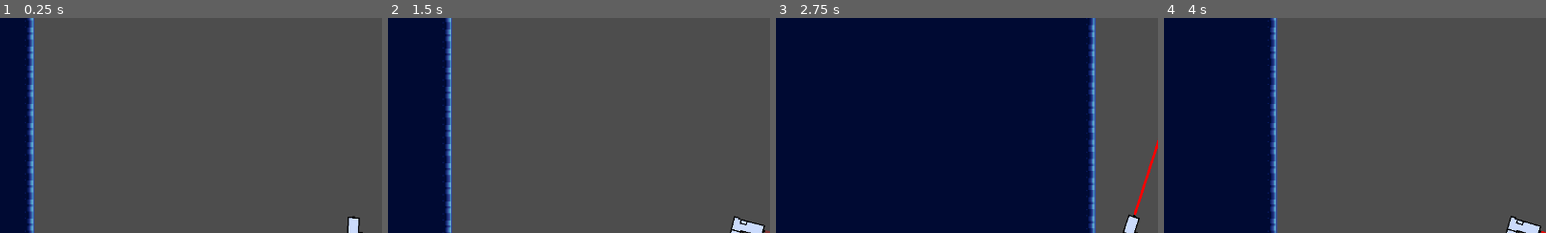
Above: before the commit, frames 1-4 (left to right).
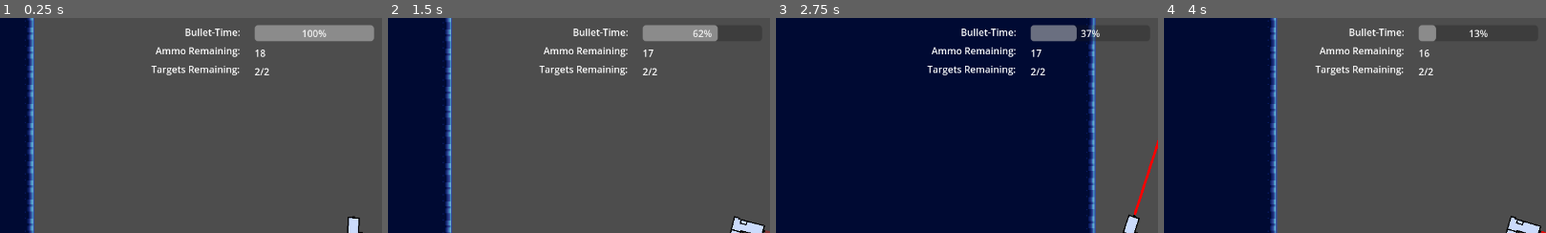
Above: after the commit, the same moments.

Repository: GamesFromANobody/JumpGun
Game: Godot game, scene res://Scenes/Levels/level_grodis1.tscn
Two runs of this game, one before a commit and one after it. Both use one fixed random seed, a clock stepped at 60 frames per second and the inputs below. This scene is started directly instead of the project's main scene.
Inputs (mouse positions are % of the whole screen's width and height, from its top left):
- Up to frame 1 (0.25 s): no input
- Up to frame 2 (1.5 s): move the mouse to (72, 45) at 0.52 s; hold Right mouse button (aimSlowdown) 0.53-1.28 s; move the mouse to (30, 55) at 1.27 s; click (30, 55) at 1.35 s
- Up to frame 3 (2.75 s): move the mouse to (60, 28) at 2.02 s; hold Right mouse button (aimSlowdown) from 2.03 s (still down)
- Up to frame 4 (4 s): move the mouse to (45, 70) at 2.77 s; release Right mouse button (aimSlowdown) at 2.78 s; click (45, 70) at 2.85 s; move the mouse to (80, 65) at 3.52 s; hold Right mouse button (aimSlowdown) from 3.53 s (still down)
The pictures show only the part of the screen within x 3-53%, y 0-50%; the shares and areas given below are measured in that part.

The runs differ from the first frame. In frame 1, 3.6% of the frame differs, in the area x 39-98%, y 3-27%; in frame 2, 2.7%; in frame 3, 2.4%; in frame 4, 1.7%.

Commit message:
Add HUD
Added a HUD that tracks slowmo ("bullet time"), current ammo, and targets (remaining/total).

Diff:
--- /dev/null
+++ b/jumpgun/Scenes/UI/hud.tscn
@@ -0,0 +1,64 @@
+[gd_scene load_steps=2 format=3 uid="uid://ck8fw6x7e6mjo"]
+
+[ext_resource type="Script" path="res://Scripts/UI/hud.gd" id="1_uwioq"]
+
+[node name="HUD" type="CanvasLayer"]
+script = ExtResource("1_uwioq")
+
+[node name="AspectRatioContainer" type="AspectRatioContainer" parent="."]
+anchors_preset = 15
+anchor_right = 1.0
+anchor_bottom = 1.0
+grow_horizontal = 2
+grow_vertical = 2
+size_flags_horizontal = 4
+size_flags_vertical = 4
+
+[node name="MarginContainer" type="MarginContainer" parent="AspectRatioContainer"]
+layout_mode = 2
+theme_override_constants/margin_left = 12
+theme_override_constants/margin_top = 12
+theme_override_constants/margin_right = 12
+theme_override_constants/margin_bottom = 12
+
+[node name="HBoxContainer" type="HBoxContainer" parent="AspectRatioContainer/MarginContainer"]
+layout_mode = 2
+theme_override_constants/separation = 24
+
+[node name="VBoxContainer" type="VBoxContainer" parent="AspectRatioContainer/MarginContainer/HBoxContainer"]
+layout_mode = 2
+theme_override_constants/separation = 8
+
+[node name="lblBulletTime" type="Label" parent="AspectRatioContainer/MarginContainer/HBoxContainer/VBoxContainer"]
+layout_mode = 2
+text = "Bullet-Time:"
+horizontal_alignment = 2
+
+[node name="lblAmmoCount" type="Label" parent="AspectRatioContainer/MarginContainer/HBoxContainer/VBoxContainer"]
+layout_mode = 2
+text = "Ammo Remaining:"
+horizontal_alignment = 2
+
+[node name="lblTargetsLeft" type="Label" parent="AspectRatioContainer/MarginContainer/HBoxContainer/VBoxContainer"]
+layout_mode = 2
+text = "Targets Remaining:"
+horizontal_alignment = 2
+
+[node name="VBoxContainer2" type="VBoxContainer" parent="AspectRatioContainer/MarginContainer/HBoxContainer"]
+custom_minimum_size = Vector2(200, 0)
+layout_mode = 2
+size_flags_horizontal = 0
+theme_override_constants/separation = 8
+
+[node name="SlowdownBar" type="ProgressBar" parent="AspectRatioContainer/MarginContainer/HBoxContainer/VBoxContainer2"]
+layout_mode = 2
+step = 1.0
+
+[node name="lblAmmoCountNum" type="Label" parent="AspectRatioContainer/MarginContainer/HBoxContainer/VBoxContainer2"]
+layout_mode = 2
+text = "0"
+
+[node name="lblTargetsLeftNum" type="Label" parent="AspectRatioContainer/MarginContainer/HBoxContainer/VBoxContainer2"]
+layout_mode = 2
+text = "0
+"
--- a/jumpgun/Scenes/player.tscn
+++ b/jumpgun/Scenes/player.tscn
@@ -1,8 +1,9 @@
-[gd_scene load_steps=4 format=3 uid="uid://cbjntngcsfkmj"]
+[gd_scene load_steps=5 format=3 uid="uid://cbjntngcsfkmj"]
 
 [ext_resource type="Script" path="res://Scripts/player.gd" id="1_dvgqa"]
 [ext_resource type="Texture2D" uid="uid://umclk13rlpwa" path="res://Import/Textures/temp-shotgun.png" id="2_fp8t6"]
 [ext_resource type="Texture2D" uid="uid://ye4d0xhwryv4" path="res://Import/Textures/bullet.png" id="3_q0t7m"]
+[ext_resource type="PackedScene" uid="uid://ck8fw6x7e6mjo" path="res://Scenes/UI/hud.tscn" id="4_01w15"]
 
 [node name="Player" type="RigidBody2D"]
 process_mode = 1
@@ -74,5 +75,7 @@
 layout_mode = 2
 text = "Return to Level Select"
 
+[node name="HUD" parent="." instance=ExtResource("4_01w15")]
+
 [connection signal="pressed" from="PauseMenu/AspectRatioContainer/HBoxContainer/VBoxContainer/ResumeBTN" to="." method="_on_resume_btn_pressed"]
 [connection signal="pressed" from="PauseMenu/AspectRatioContainer/HBoxContainer/VBoxContainer/ReturnBTN" to="." method="_on_return_btn_pressed"]
--- /dev/null
+++ b/jumpgun/Scripts/UI/hud.gd
@@ -0,0 +1,22 @@
+extends CanvasLayer
+class_name HUD
+
+# Called when the node enters the scene tree for the first time.
+#func _ready() -> void:
+#	pass
+
+
+# Called every frame. 'delta' is the elapsed time since the previous frame.
+#func _process(delta: float) -> void:
+#	pass
+
+func updateSlowdown(slowdown: float, slowdown_seconds: float):
+	var slowdownPercent = slowdown / slowdown_seconds * 100
+	$AspectRatioContainer/MarginContainer/HBoxContainer/VBoxContainer2/SlowdownBar.value = slowdownPercent
+
+func updateAmmo(i: int):
+	$AspectRatioContainer/MarginContainer/HBoxContainer/VBoxContainer2/lblAmmoCountNum.text = str(i)
+
+func updateTargetsLeft(targetsLeft: int, targetsStarting: int):
+	var s = str(targetsLeft, "/", targetsStarting)
+	$AspectRatioContainer/MarginContainer/HBoxContainer/VBoxContainer2/lblTargetsLeftNum.text = s
--- a/jumpgun/Scripts/global.gd
+++ b/jumpgun/Scripts/global.gd
@@ -2,9 +2,15 @@
 
 var levelSelect : String
 var playerSelect : String
+var targetsStarting : int
+var targetsLeft : int
 
 func set_level(level_select):
 	self.levelSelect = level_select
 
 func set_character(weapon_type):
 	self.playerSelect = weapon_type
+
+func update_targets(i, j):
+	targetsStarting = j
+	targetsLeft = i
--- a/jumpgun/Scripts/object_creation.gd
+++ b/jumpgun/Scripts/object_creation.gd
@@ -1,4 +1,6 @@
 extends TileMapLayer
+
+#signal targetUpdate(left : int, total : int)
 
 enum targetsMandatory {
 	YES,
@@ -16,6 +18,7 @@
 	preload("res://Scenes/Objects/door.tscn"),
 ]
 var targetCount = 0
+var startingTargets = 0
 var listOfDoors = []
 
 # Called when the node enters the scene tree for the first time.
@@ -39,6 +42,11 @@
 	for cell in get_used_cells():
 		set_cell(cell, 0, Vector2i(-1, -1))
 
+	# finally, set our starting targets count
+	# which will probably lead to removing the local one later on...
+	startingTargets = targetCount
+	Global.update_targets(targetCount, startingTargets)
+
 
 func CreateObject(index, pos):
 	var newObj = objects[index].instantiate()
@@ -50,6 +58,8 @@
 
 func TargetDestroyed():
 	targetCount -= 1
+	#targetUpdate.emit(targetCount, startingTargets)
+	Global.update_targets(targetCount, startingTargets)
 	print("Targets Left: " + str(targetCount))
 	if targetCount == 0:
 		print("Doors Opening!")
--- a/jumpgun/Scripts/player.gd
+++ b/jumpgun/Scripts/player.gd
@@ -55,6 +55,9 @@
 var isPaused = false
 var currentMag : int
 
+#HUD
+var HUDLayer : CanvasLayer
+
 func _ready() -> void:
 	if GunSelection.gun_resource != null:
 		gun_resource = GunSelection.gun_resource
@@ -64,6 +67,9 @@
 	$PauseMenu.hide()
 	slowdown = slowdown_seconds
 	currentMag = starting_ammo
+	HUDLayer = get_node("HUD")
+	updateHUD()
+
 	#TODO Implement gun model different collision boxes
 
 
@@ -100,6 +106,7 @@
 		allowSlowdown = false
 	if slowdown > 0.6:
 		allowSlowdown = true
+
 	#print(slowdown)
 
 func _integrate_forces(state):
@@ -136,6 +143,7 @@
 		else:
 			pass #TODO implement clicking sound
 
+	updateHUD()
 
 func shoot():
 	match gun_type:
@@ -226,6 +234,14 @@
 
 
 
+#Update the HUD at the end of processing physics, or upon _ready().
+#Rather, later on each of these will be updated only when needed.
+func updateHUD():
+	if HUDLayer == null:
+		HUDLayer = get_node("HUD")
+	HUDLayer.updateSlowdown(slowdown, slowdown_seconds)
+	HUDLayer.updateAmmo(currentMag)
+	HUDLayer.updateTargetsLeft(Global.targetsLeft, Global.targetsStarting)
 
 #Pausing/unpausing Functions
 func _on_level_base_pause() -> void:
